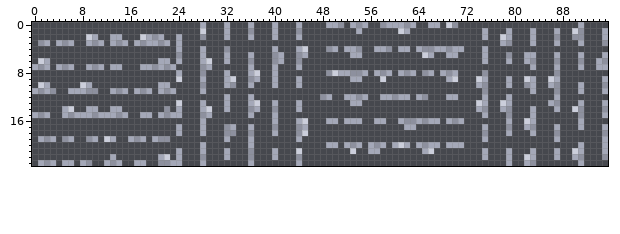
Edited in one commit: sprite sheet (assets/blocks/textures/tin_ore_foliage.png). Above, as it was before the edit.
The file is 96x24 pixels.
The result:
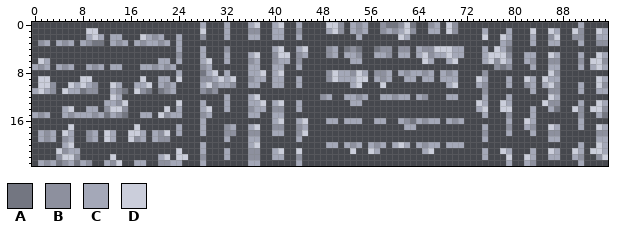
Palette (. is transparent): A #737681  B #8d909e  C #a4a8b8  D #cbcedb
Commit message: adjusted copper and tin
The exact change:
Changed rows in their new state; - is an unchanged pixel.
first column x 1:
 0 ------------------------------------D---D-------DD--------AABDA--B-----------------------------
 1 --------DD--------------------------B---C-------CDB-CBC--BCBCDB--CC-DB------------D--D-------D-
 2 --------CDC-------------------------C---C------------C------DC------------D----------BD------C-
 3 -------CBAA--------------------------------------------------------------------------C-------B-
 4 ----------------------------------------D----------ABA--AB--BB----DDD-------DCA----------------
 5 ------------------------------------D---DD------BC-C-B--CCB-CC-C-BCCD-C----DDD-------D-------D-
 6 ------------------------------------C----C----------CC----------DC--CD-----DBD-------B------DD-
 7 ------------------------------------C---C-----------------------------------BAB------C------CD-
 8 ---------------------------ACD------CD--D------------D--B------C---------------------D---------
 9 DD-----DD--------D--CC-----BBCD------C--C-------BDCC-DD-CBC--CC-CC-C-C--------------DC-------D-
10 -DB--DC--B--DC--CCD--BC----CDBC-----C---C-----------CD---D----------CD--------------CD-------D-
11 D---D--A------A-D-A-A------BAB-------------------------------------------------------B-------C-
12 ------------DC----------------------D------------------------------------------------D---------
13 -----------CCBD---------------------CD--D-------------------------------------------DB-------D-
14 -----------BDDB------D---------------C--B---------------------------------D--DD------CA-----DD-
15 -----------A--A-----D---------------C---C----------------------------------------------------CA
16 ----------------------------------------D---------------------A--------------------------------
17 -----D----------D-------------------D---B--------------------------------------------D-------D-
18 CBC-DC--BC-DC--DDC-CBD--------------B---C--------------------------------------------B-------B-
19 ---------------D--------------------C------------------------------------------------C-------C-
20 ----CD------------------------------D--------------------------------------------------------D-
21 ---DBCC----------------D------------B---D--------------D---------------------D-------D------DD-
22 ---BDDB-----D----------DD-----------B---C-------------------------------------D------C-------BD
23 ---AB-A------D----------------------C----------------------------------------------------------
